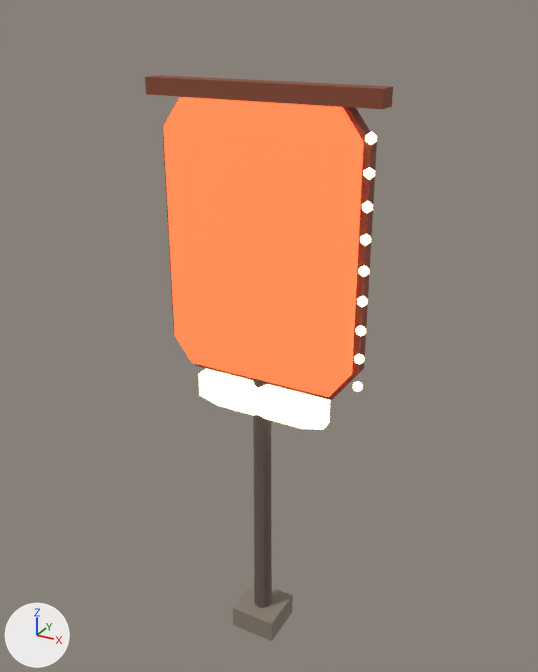
The glTF model docs/assets/props/desert/motel_sign.glb as it was, and as the next commit left it.
Rendered twice from a 50 mm camera at (7.74, -13.73, 15.41) aimed at (-0.01, 0.35, 8.37). The lights are fixed; the arrows at lower left show +X, +Y and +Z. The older version comes first. Vertices at exactly the same position are counted once.

The first picture shows 'motel_sign'.
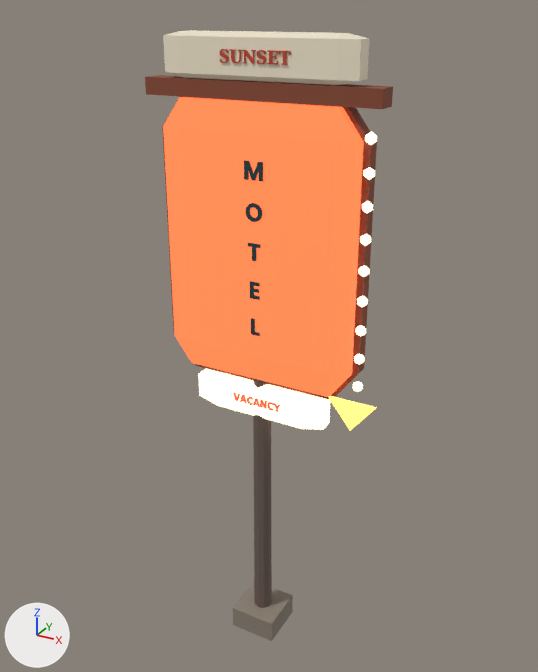
Pixel boxes (x1, y1, x2, y2) of what changed, in the pictures (538 x 672 px):
'motel_sign', reshaped (8% taller)
    before: (145, 75, 393, 641)
    after: (145, 30, 393, 641)
part 1 of me_motel_sign, added (pale yellow)
    after: (163, 30, 370, 85)
part 2 of me_motel_sign, added (red)
    after: (220, 49, 291, 65)
part 3 of me_motel_sign, added
    after: (233, 160, 377, 431)

Patch to the scene script:
```diff
--- a/docs/assets/props/desert/motel_sign.glb.py
+++ b/docs/assets/props/desert/motel_sign.glb.py
@@ mat_motelletters @@
+mat_motelletters = principled_material('motelletters')
+mat_motelletters.base_color = (0.0137, 0.0482, 0.0578)  # dark cyan #1f3e44
@@ mat_signred @@
+mat_signred = principled_material('signred')
+mat_signred.base_color = (0.552, 0.0595, 0.0273)  # red #c4452e
@@ mat_glow_vacancy_001 @@
+mat_glow_vacancy_001 = principled_material('glow_vacancy.001')
+mat_glow_vacancy_001.base_color = (0.552, 0.0595, 0.0273)  # red #c4452e
+mat_glow_vacancy_001.roughness = 0.4
+mat_glow_vacancy_001.emission_color = (1.0, 0.0595, 0.0296)  # red #ff4530
+mat_glow_vacancy_001.emission_strength = 1.5
@@ mat_glow_arrow @@
+mat_glow_arrow = principled_material('glow_arrow')
+mat_glow_arrow.base_color = (0.768, 0.397, 0.0648)  # orange #e3a948
+mat_glow_arrow.roughness = 0.4
+mat_glow_arrow.emission_color = (1.0, 0.578, 0.162)  # orange #ffc870
+mat_glow_arrow.emission_strength = 1.5
@@ mat_cream @@
+mat_cream = principled_material('cream')
+mat_cream.base_color = (0.922, 0.823, 0.631)  # pale yellow #f6ead0
+mat_cream.roughness = 0.6
@@ me_motel_sign @@
 # used by ob_motel_sign; location = (0.0, 0.0, 0.0)
-me_motel_sign.from_pydata(...)  # 216 vertices, 372 faces; spans x -2.7..2.7, y -0.6..0.6, z 0.0..14.08
+me_motel_sign.from_pydata(...)  # 1818 vertices, 3448 faces; spans x -2.7..3.0, y -0.6..0.6, z 0.0..15.0
+# me_motel_sign part 1: the loose piece of 24 vertices spanning x -2.3..2.3, y -0.3..0.3, z 7.5..13.7 is copied, and the copy is scaled about its middle by (0.957, 0.833, 0.145), then moved by (0.0, 0.0, 3.95), in mat_cream (pale yellow #f6ead0); it spans x -2.2..2.2, y -0.25..0.25, z 14.1..15.0
+# me_motel_sign part 2: 792 vertices added at x -0.8..0.8, y -0.29..0.29, z 14.43..14.68
+# me_motel_sign part 3: 786 vertices added at x -0.64..3.0, y -0.42..0.32, z 6.8..12.54
 me_motel_sign.materials.append(mat_post)
@@ me_motel_sign @@
 me_motel_sign.materials.append(mat_footing)
+me_motel_sign.materials.append(mat_motelletters)  # dark cyan #1f3e44
+me_motel_sign.materials.append(mat_cream)  # pale yellow #f6ead0
+me_motel_sign.materials.append(mat_signred)  # red #c4452e
+me_motel_sign.materials.append(mat_glow_vacancy_001)  # red #c4452e, glowing red #ff4530
+me_motel_sign.materials.append(mat_glow_arrow)  # orange #e3a948, glowing orange #ffc870
```
